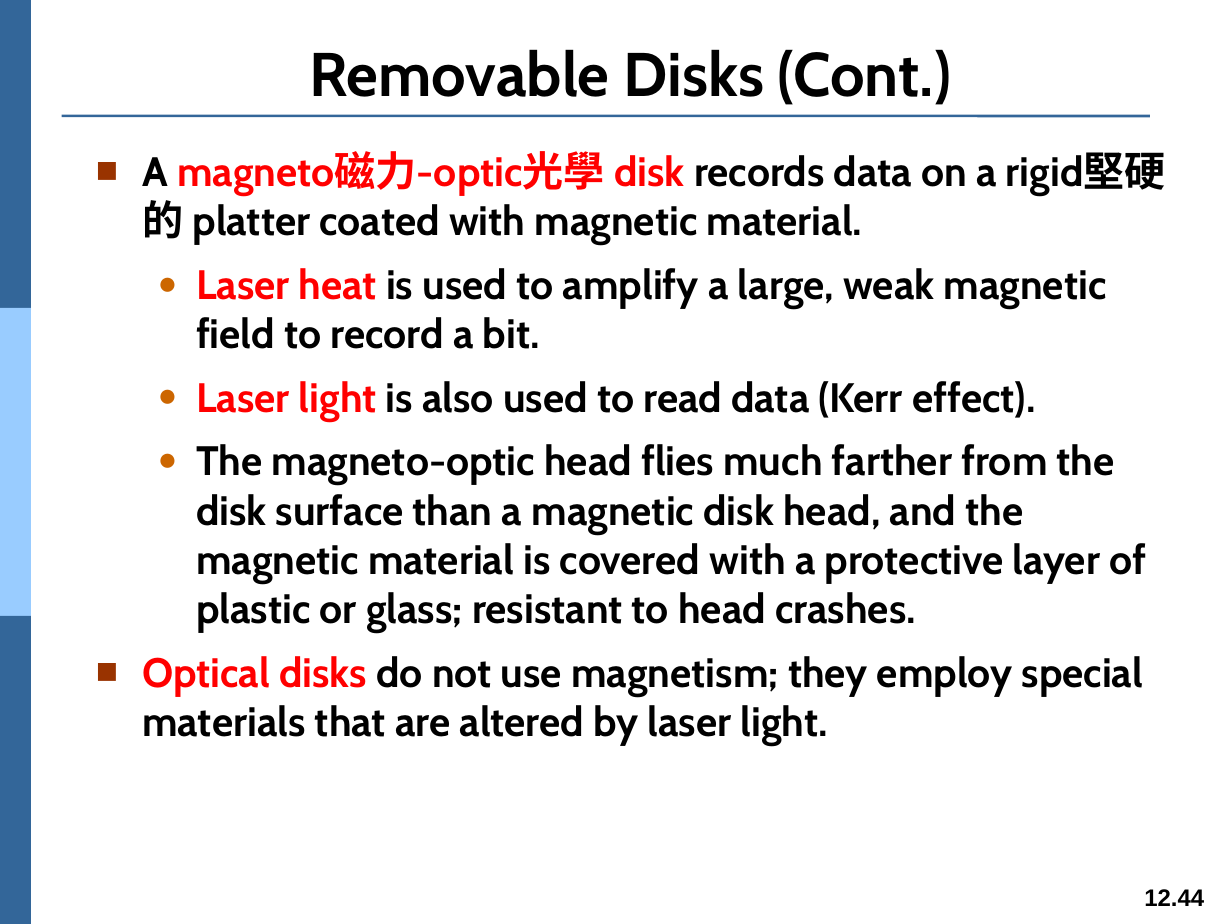
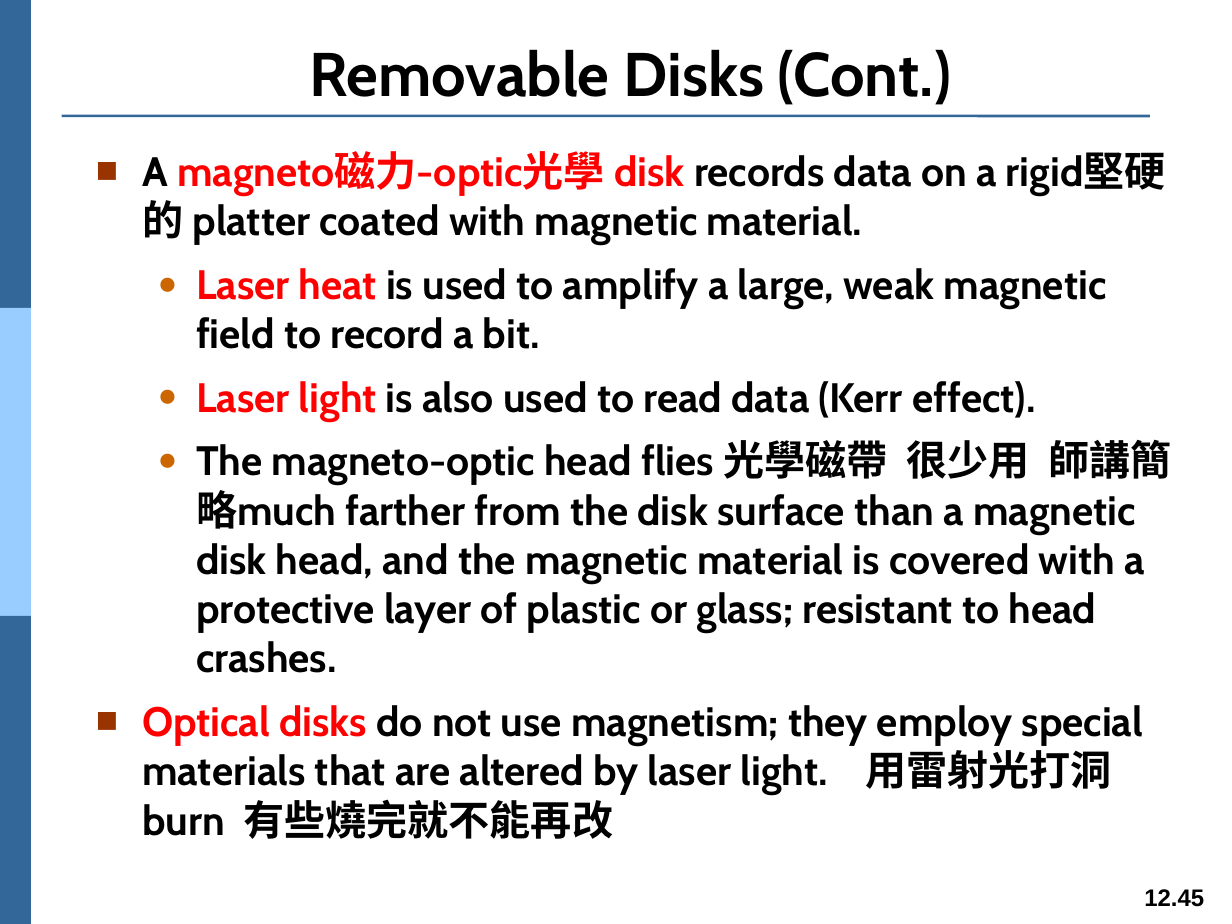
Before and after one commit to Yang09701194/OS_Learning, a slide deck: slide 45 of ch12.pptx (slide 44 before the commit). Drawn at 1232x924 pixels with LibreOffice and Linux fonts; fonts in the diff are those of the drawing. Boxes give left, top, right and bottom in pixels: in the first picture for what was removed or moved away, otherwise in the second. Text is boxed around its words. In the diff, an @@ line names an element or a change of style, - is before the commit and + after.

```diff
--- a/ch12.pptx
+++ b/ch12.pptx
@@ text at (x1=142, y1=440, x2=1171, y2=839): text changed @@
-  ● The magneto-optic head flies much farther from the disk surface than a magnetic disk head, and the magnetic material is covered with a protective layer of plastic or glass; resistant to head crashes.
-■ Optical disks do not use magnetism; they employ special materials that are altered by laser light.
+  ● The magneto-optic head flies 光學磁帶 很少用 師講簡略much farther from the disk surface than a magnetic disk head, and the magnetic material is covered with a protective layer of plastic or glass; resistant to head crashes.
+■ Optical disks do not use magnetism; they employ special materials that are altered by laser light. 用雷射光打洞burn 有些燒完就不能再改
@@ page number at (x1=1144, y1=889, x2=1204, y2=907): text changed @@
-12.44
+12.45
```
Also in this commit, not shown: 6 other slides changed, 1 slide added.
